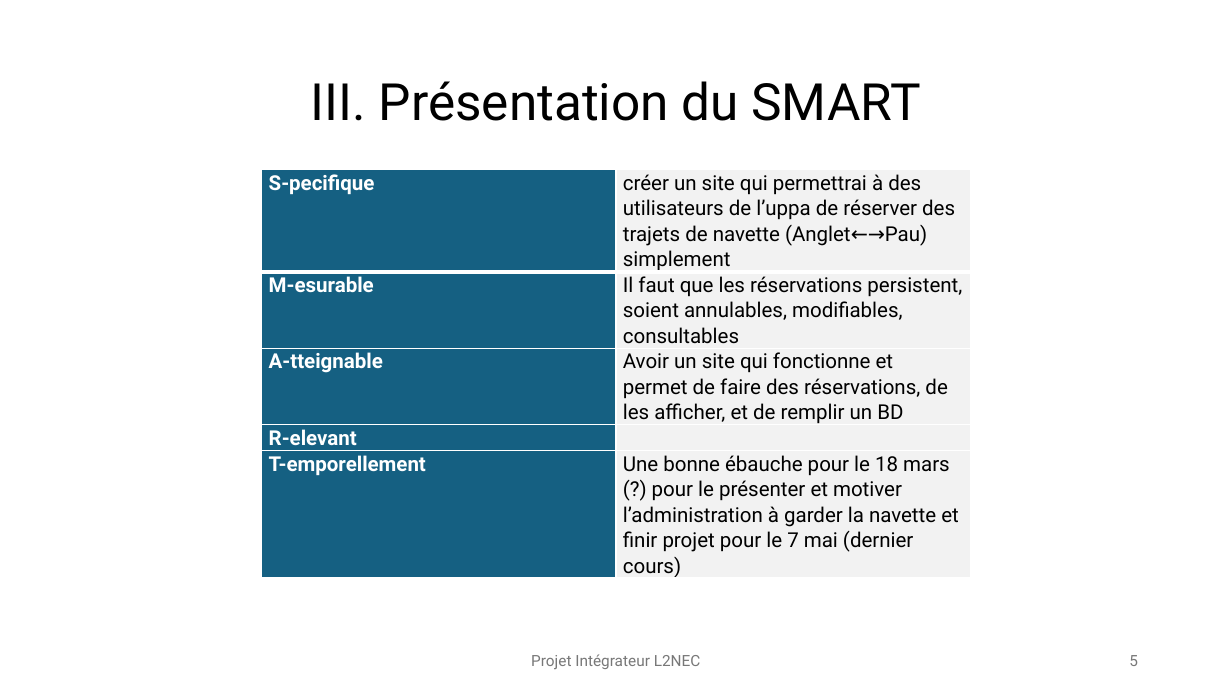
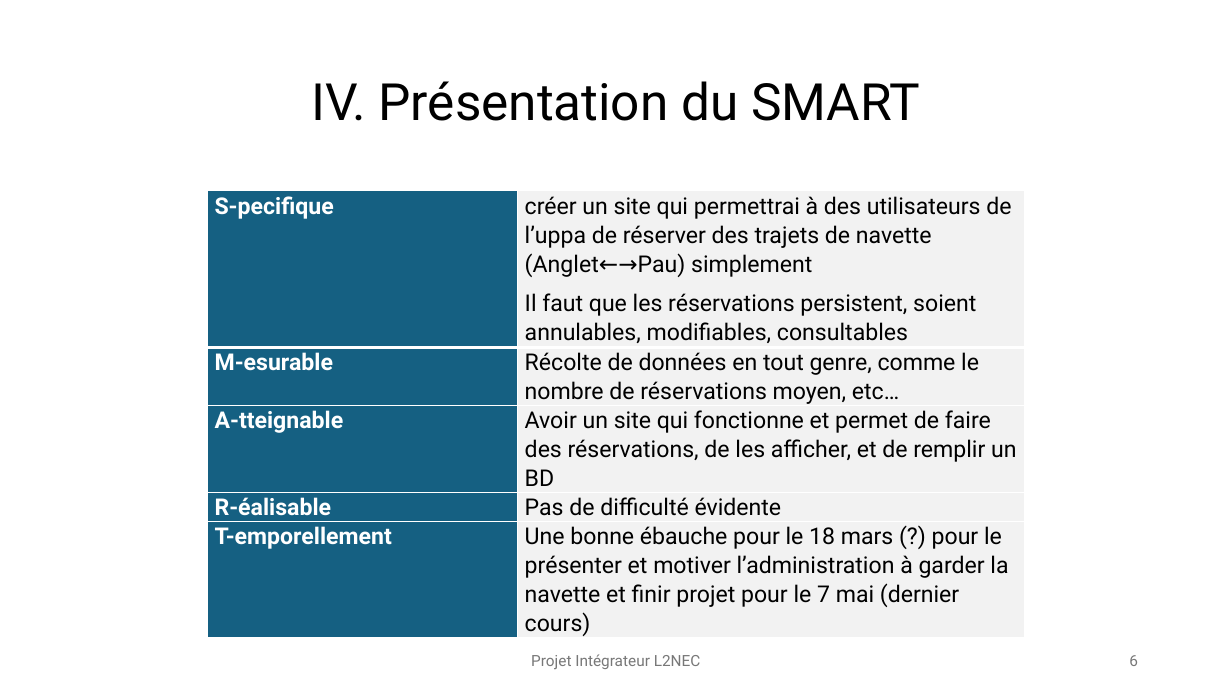
Before and after one commit to ArthurPeyre/UPPA_Navette, a slide deck: slide 6 of AVANT-PROJET/PrésentationAvantProjet.pptx (slide 5 before the commit). Drawn at 1232x693 pixels with LibreOffice and Linux fonts; fonts in the diff are those of the drawing. Boxes give left, top, right and bottom in pixels: in the first picture for what was removed or moved away, otherwise in the second. Text is boxed around its words. In the diff, an @@ line names an element or a change of style, - is before the commit and + after.

```diff
--- a/AVANT-PROJET/PrésentationAvantProjet.pptx
+++ b/AVANT-PROJET/PrésentationAvantProjet.pptx
@@ title at (311,81,920,121): text changed @@
-III. Présentation du SMART
+IV. Présentation du SMART
@@ table at (208,191,1025,640) @@
-row 1, column 2: créer un site qui permettrai à des utilisateurs de l’uppa de réserver des trajets de navette (Anglet←→Pau) simplement
+row 1, column 2: créer un site qui permettrai à des utilisateurs de l’uppa de réserver des trajets de navette (Anglet←→Pau) simplement / Il faut que les réservations persistent, soient annulables, modifiables, consultables
-row 2, column 2: Il faut que les réservations persistent, soient annulables, modifiables, consultables
+row 2, column 2: Récolte de données en tout genre, comme le nombre de réservations moyen, etc…
-row 4, column 1: R-elevant
+row 4, column 1: R-éalisable
-row 4, column 2: 
+row 4, column 2: Pas de difficulté évidente
@@ size 16 to 18 pt in "S-pecifique", "M-esurable", "A-tteignable", "Avoir un site qui fonctionne et permet ..." and 2 more places @@
@@ table: place and size @@
-table at (262,170,970,588)
+table at (208,191,1025,640)
```
Also in this commit, not shown: 5 other slides changed, 1 slide removed.
